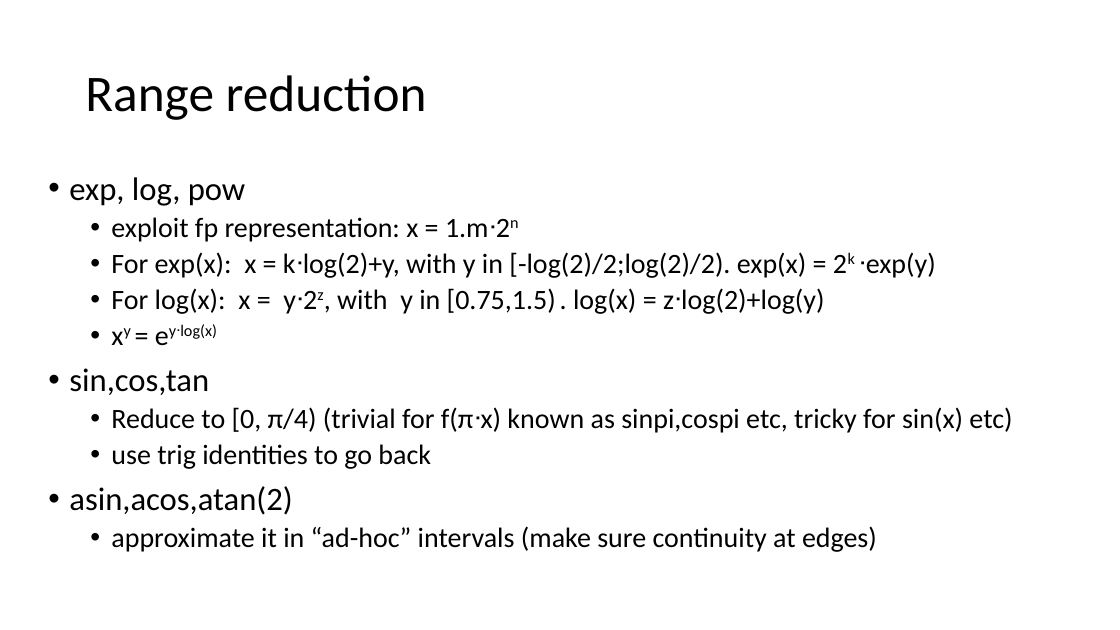
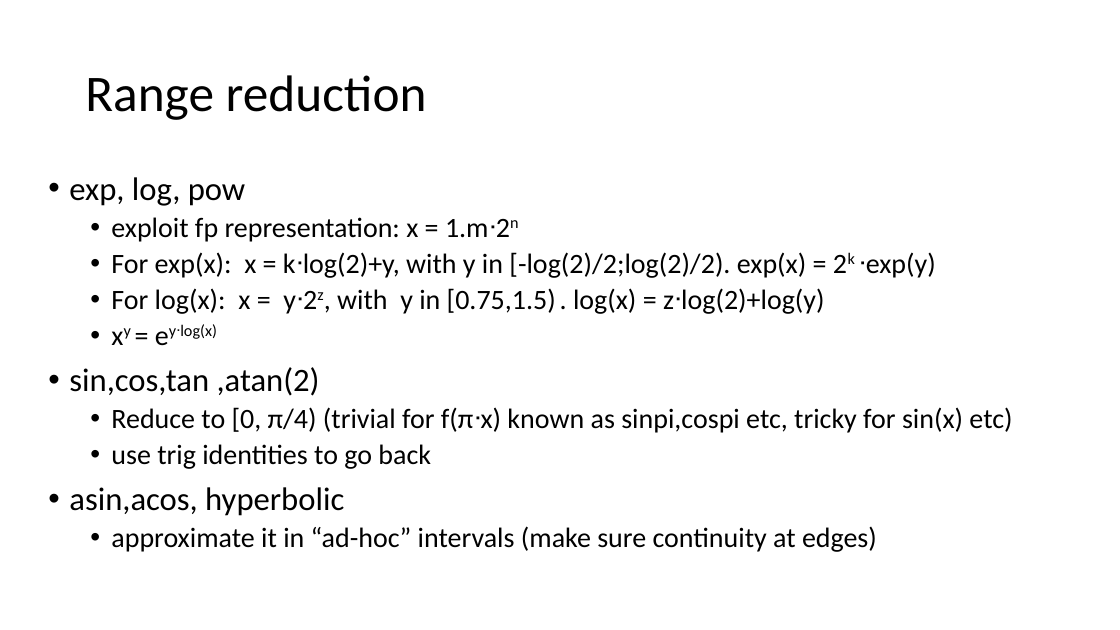
Before and after one commit to VinInn/FPCourse, a slide deck: slide 32 of Slides/FPforScientist.pptx. Drawn at 1120x630 pixels with LibreOffice and Linux fonts; fonts in the diff are those of the drawing. Boxes give left, top, right and bottom in pixels: in the first picture for what was removed or moved away, otherwise in the second. Text is boxed around its words. In the diff, an @@ line names an element or a change of style, - is before the commit and + after.

```diff
--- a/Slides/FPforScientist.pptx
+++ b/Slides/FPforScientist.pptx
@@ text at box(69, 367, 320, 396): text changed @@
-• sin,cos,tan
+• sin,cos,tan ,atan(2)
@@ text at box(69, 487, 344, 516): text changed @@
-• asin,acos,atan(2)
+• asin,acos, hyperbolic
```
Also in this commit, not shown: 2 other slides changed.
